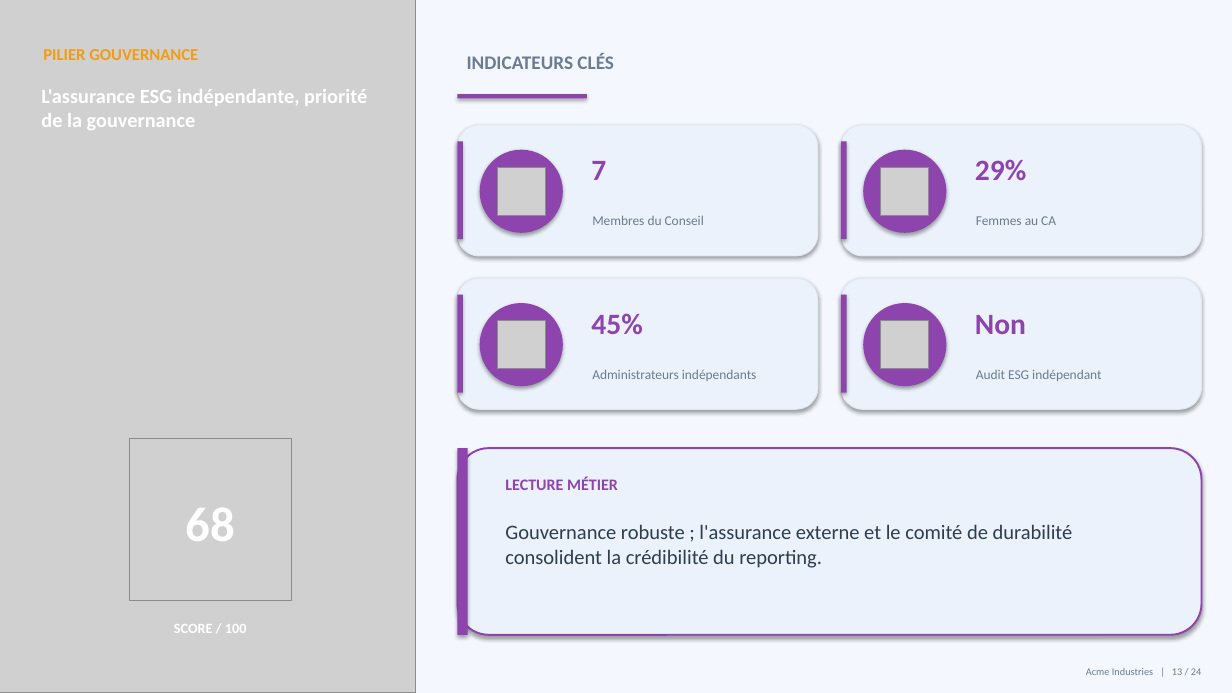
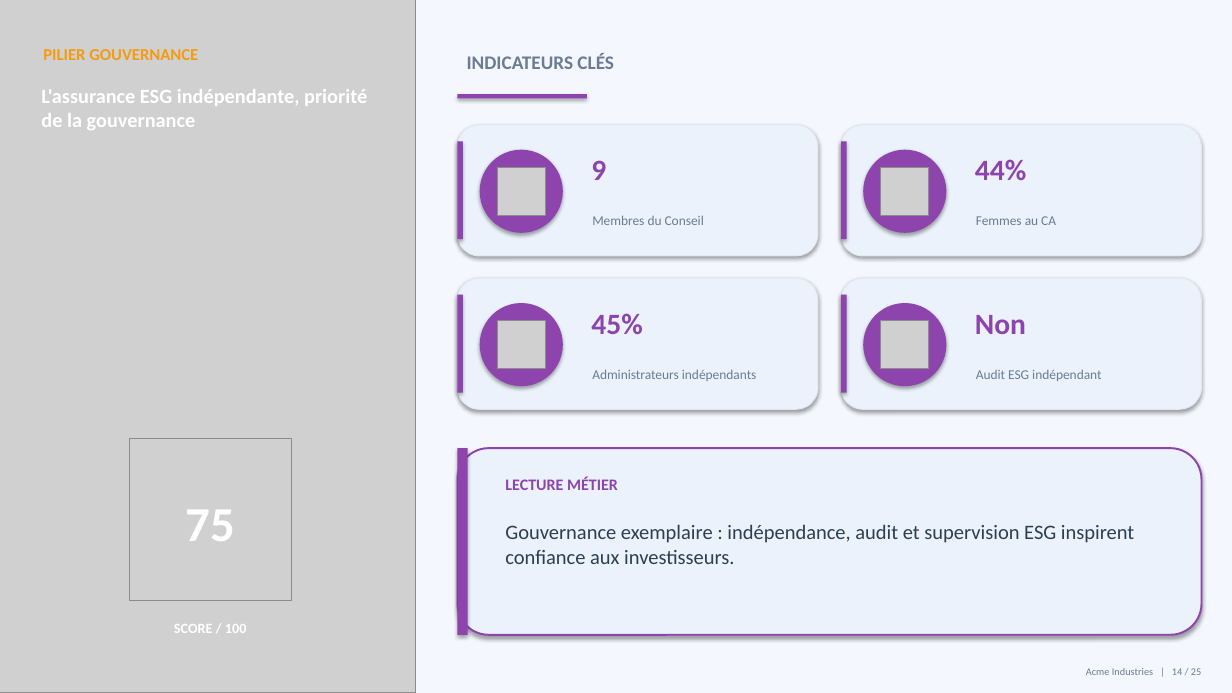
Before and after one commit to mehdiarrais-bot/Ethereal-ESG, a slide deck: slide 14 of examples/Presentation.pptx (slide 13 before the commit). Drawn at 1232x693 pixels with LibreOffice and Linux fonts; fonts in the diff are those of the drawing; grey boxes stand for pictures. Boxes give left, top, right and bottom in pixels: in the first picture for what was removed or moved away, otherwise in the second. Text is boxed around its words. In the diff, an @@ line names an element or a change of style, - is before the commit and + after.

```diff
--- a/examples/Presentation.pptx
+++ b/examples/Presentation.pptx
@@ text at [591,160,606,180]: text changed @@
-7
+9
@@ text at [975,159,1026,180]: text changed @@
-29%
+44%
@@ text at [186,510,235,541]: text changed @@
-68
+75
@@ text at [505,524,1134,564]: text changed @@
-Gouvernance robuste ; l'assurance externe et le comité de durabilité consolident la crédibilité du reporting.
+Gouvernance exemplaire : indépendance, audit et supervision ESG inspirent confiance aux investisseurs.
@@ text at [1086,668,1201,675]: text changed @@
-Acme Industries | 13 / 24
+Acme Industries | 14 / 25
```
Also in this commit, not shown: 23 other slides changed, 1 slide added, 6 other files.
